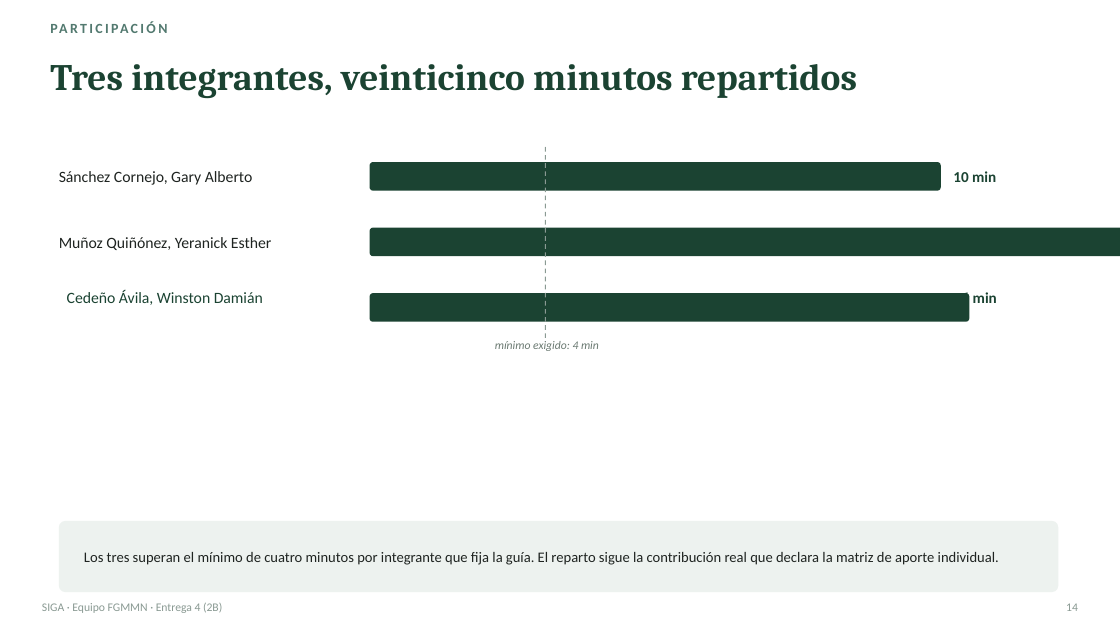
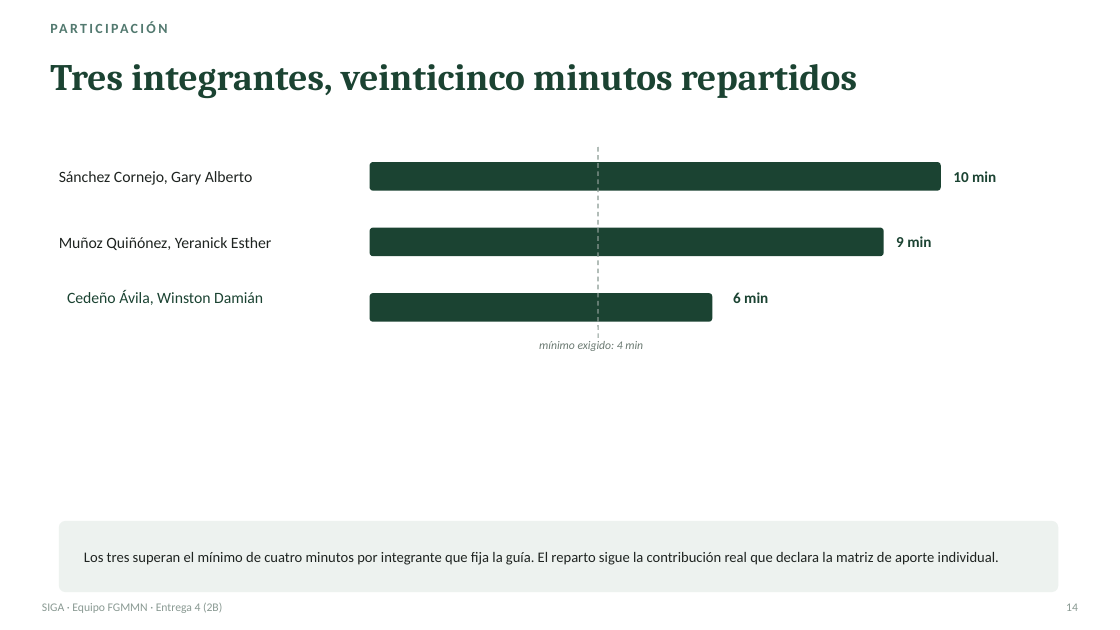
Before and after one commit to gsanchezc6-beep/SIGA_FGMMN_ISR401_AVANCE_2B, a slide deck: slide 14 of 08_Defensa/presentacion.pptx. Drawn at 1120x630 pixels with LibreOffice and Linux fonts; fonts in the diff are those of the drawing. Boxes give left, top, right and bottom in pixels: in the first picture for what was removed or moved away, otherwise in the second. Text is boxed around its words. In the diff, an @@ line names an element or a change of style, - is before the commit and + after.

```diff
--- a/08_Defensa/presentacion.pptx
+++ b/08_Defensa/presentacion.pptx
@@ line moved from (545, 147) - (545, 340) to (598, 147) - (598, 340) @@
@@ rounded rectangle: place and size @@
-rounded rectangle at [370,293,970,322]
+rounded rectangle at [370,228,884,256]
@@ text added at [896,236,931,247], 13 pt, text #1B4332, bold @@
+9 min
@@ rounded rectangle: place and size @@
-rounded rectangle at [370,228,1120,256]
+rounded rectangle at [370,293,712,322]
@@ text "6 min" rewrapped from [962,290,997,308] to [733,292,768,303] @@
@@ text "mínimo exigido: 4 min": place and size @@
-text "mínimo exigido: 4 min" at [495,341,599,351]
+text "mínimo exigido: 4 min" at [539,341,643,351]
```
Also in this commit, not shown: 3 other files.
